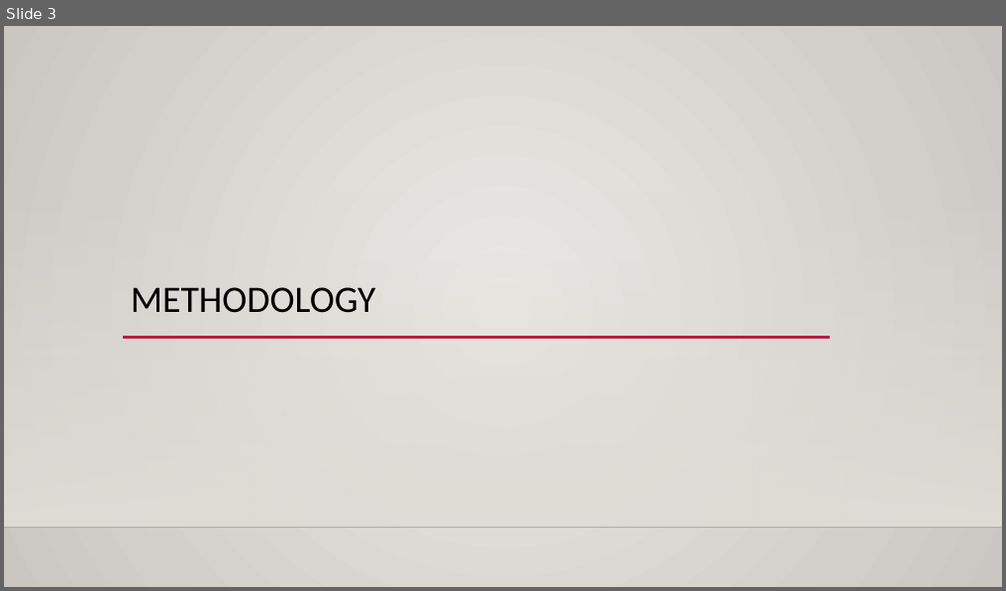
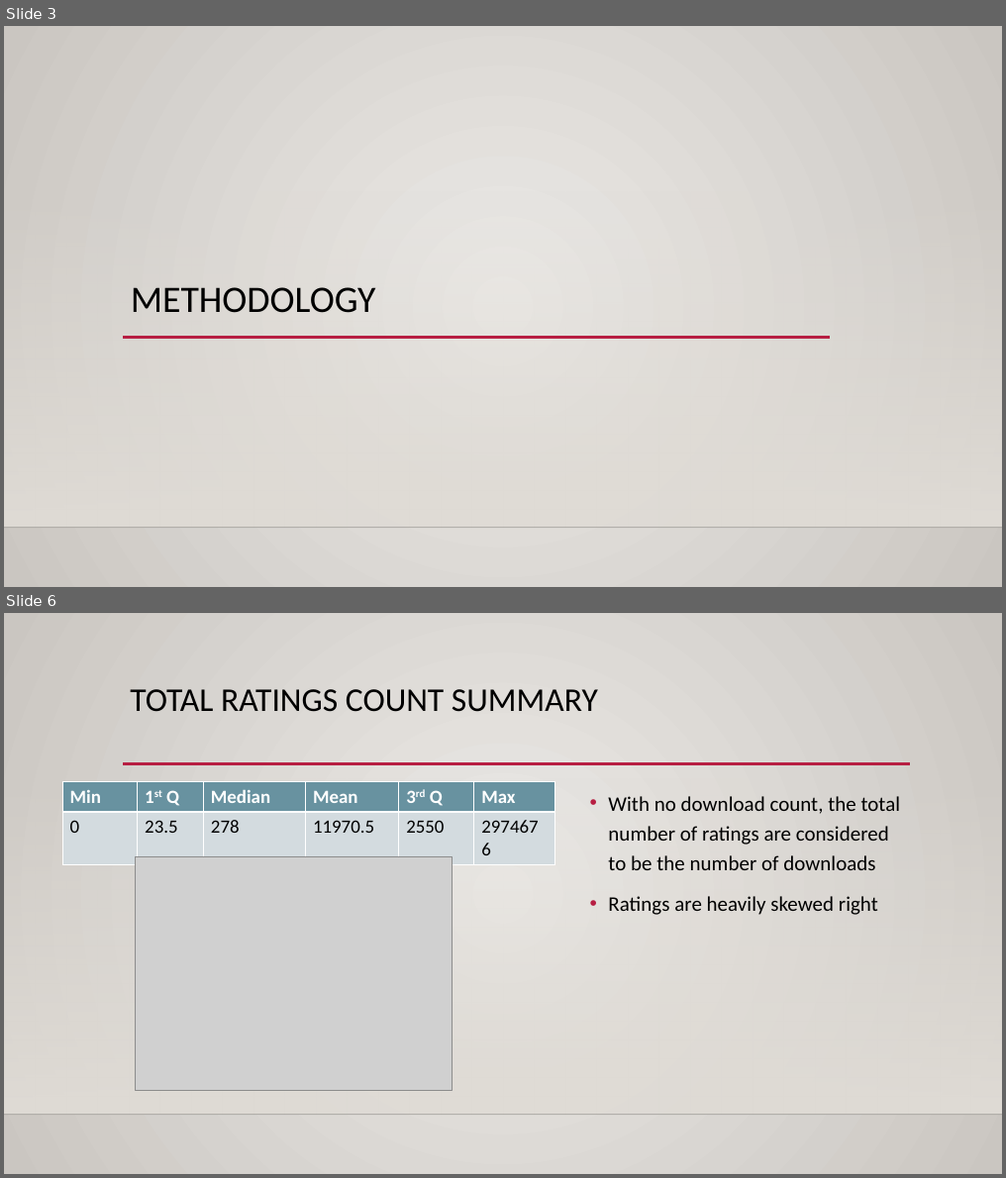
Before and after one commit to dquarshie89/DATA-621-FINAL_PROJECT, a slide deck: App Prediction Presentation.pptx. Shown one above the other, each under a label of ours: slide 3 before the commit, slides 3 and 6 after it; the slides between them are not shown. The pictures are 1006x591 and 1006x1178 pixels, drawn with LibreOffice and Linux fonts; fonts in the diff are those of the drawing; grey boxes stand for pictures; background and template pictures are left out. Boxes give left, top, right and bottom in pixels: in the first picture for what was removed or moved away, otherwise in the second. Text is boxed around its words. In the diff, an @@ line names an element or a change of style, - is before the commit and + after.

```diff
--- a/App Prediction Presentation.pptx
+++ b/App Prediction Presentation.pptx
@@ slide 6 added at (4, 613, 1002, 1174), background gradient #ECEAE7 to #CAC7C1; not listed: 2 template elements that a slide beside it also shows @@
@@ title added at (130, 689, 598, 712), 32 pt, text #000000 @@
+TOTAL RATINGS COUNT SUMMARY
@@ table added at (62, 781, 555, 858), 2 rows, 6 columns @@
+Min | 1st Q | Median | Mean | 3rd Q | Max
+0 | 23.5 | 278 | 11970.5 | 2550 | 2974676
@@ line added from (123, 764) to (910, 764), #B71E42 2.5 pt @@
@@ text added at (608, 796, 901, 915), 20 pt, text #000000 @@
+• With no download count, the total number of ratings are considered to be the number of downloads
+• Ratings are heavily skewed right
@@ picture added at (135, 858, 452, 1090) @@
```
Also in this commit, not shown: 3 other slides added, 1 slide removed, 5 other files.
